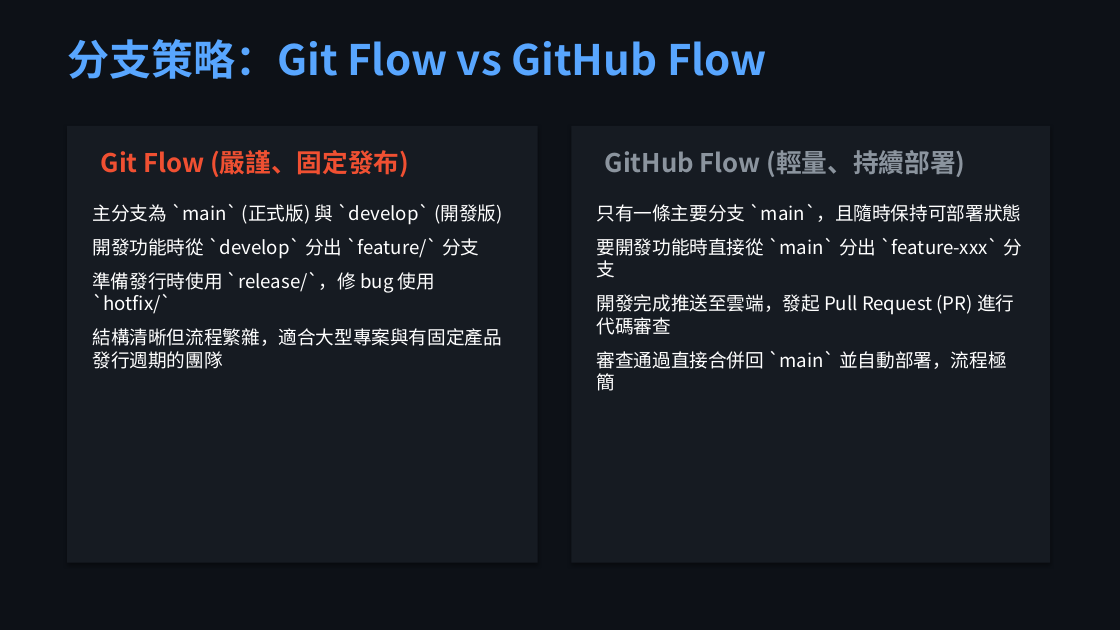
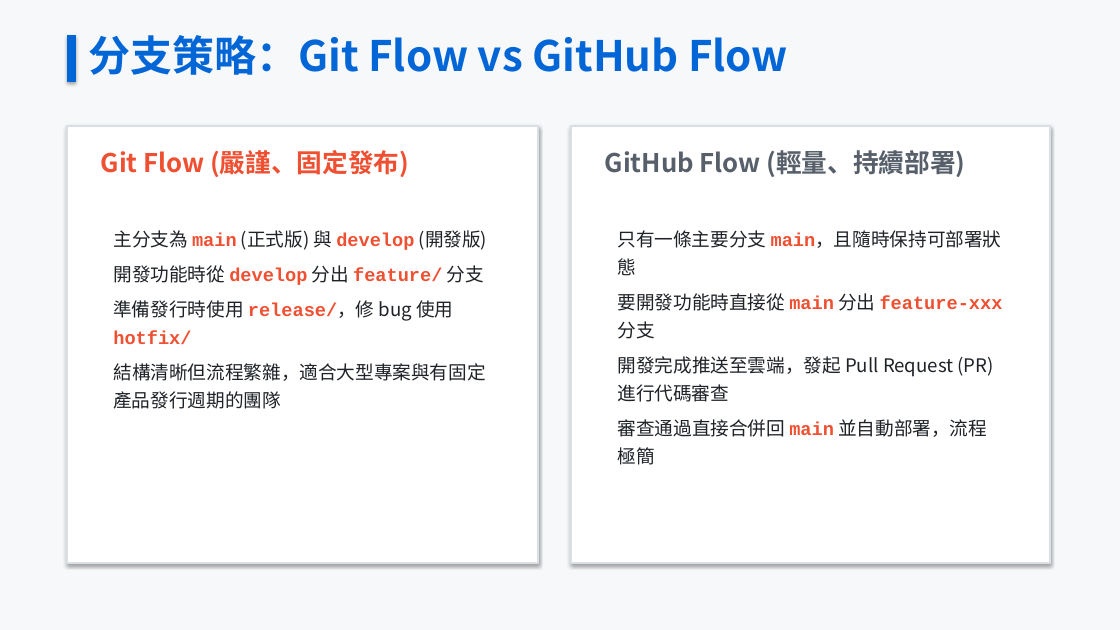
Before and after one commit to oscar7692000-beep/teaching-materials-course, a slide deck: slide 18 of GitHub_教學簡報.pptx. Drawn at 1120x630 pixels with LibreOffice and Linux fonts; fonts in the diff are those of the drawing. Boxes give left, top, right and bottom in pixels: in the first picture for what was removed or moved away, otherwise in the second. Text is boxed around its words. In the diff, an @@ line names an element or a change of style, - is before the commit and + after.

```diff
--- a/GitHub_教學簡報.pptx
+++ b/GitHub_教學簡報.pptx
@@ background #0D1117 to #F6F8FA @@
@@ text "分支策略：Git Flow vs GitHub Flow" moved from (x1=67, y1=39, x2=767, y2=79) to (x1=88, y1=35, x2=788, y2=75) @@
@@ text "分支策略：Git Flow vs GitHub Flow" at (x1=88, y1=35, x2=788, y2=75): text colour #58A6FF to #0366D6 @@
@@ rectangle added at (x1=67, y1=35, x2=76, y2=82), fill #0366D6, outline #0366D6 0.75 pt @@
@@ rectangle at (x1=67, y1=126, x2=538, y2=563): fill #161B22 to #FFFFFF; outline none to #DADEE5 1.5 pt @@
@@ rectangle at (x1=571, y1=126, x2=1050, y2=563): fill #161B22 to #FFFFFF; outline none to #DADEE5 1.5 pt @@
@@ text "GitHub Flow (輕量、持續部署)" at (x1=605, y1=150, x2=966, y2=177): text colour #8B949E to #57606A @@
@@ text at (x1=113, y1=230, x2=487, y2=344): text changed; font Noto Sans CJK TC to Courier New; text colour #FFFFFF to #F05032; bold on @@
-主分支為 `main` (正式版) 與 `develop` (開發版)
-開發功能時從 `develop` 分出 `feature/` 分支
-準備發行時使用 `release/`，修 bug 使用 `hotfix/`
+主分支為 main (正式版) 與 develop (開發版)
+開發功能時從 develop 分出 feature/ 分支
+準備發行時使用 release/，修 bug 使用 hotfix/
@@ text at (x1=618, y1=230, x2=1003, y2=339): text changed; text colour #FFFFFF to #1F2328 @@
-只有一條主要分支 `main`，且隨時保持可部署狀態
-要開發功能時直接從 `main` 分出 `feature-xxx` 分支
+只有一條主要分支 main，且隨時保持可部署狀態
+要開發功能時直接從 main 分出 feature-xxx 分支
@@ text at (x1=618, y1=356, x2=994, y2=402): text colour #FFFFFF to #1F2328 in "開發完成推送至雲端，發起 Pull Request (PR) 進行代碼審查"; line spacing 1 to 1.25; less space between paragraphs @@
@@ text at (x1=113, y1=363, x2=486, y2=409): text colour #FFFFFF to #1F2328 in "結構清晰但流程繁雜，適合大型專案與有固定產品發行週期的團隊"; line spacing 1 to 1.25; less space between paragraphs @@
@@ text at (x1=618, y1=419, x2=987, y2=465): text changed; text colour #FFFFFF to #1F2328 @@
-審查通過直接合併回 `main` 並自動部署，流程極簡
+審查通過直接合併回 main 並自動部署，流程極簡
```
Also in this commit, not shown: 24 other slides changed, 31 other files.
